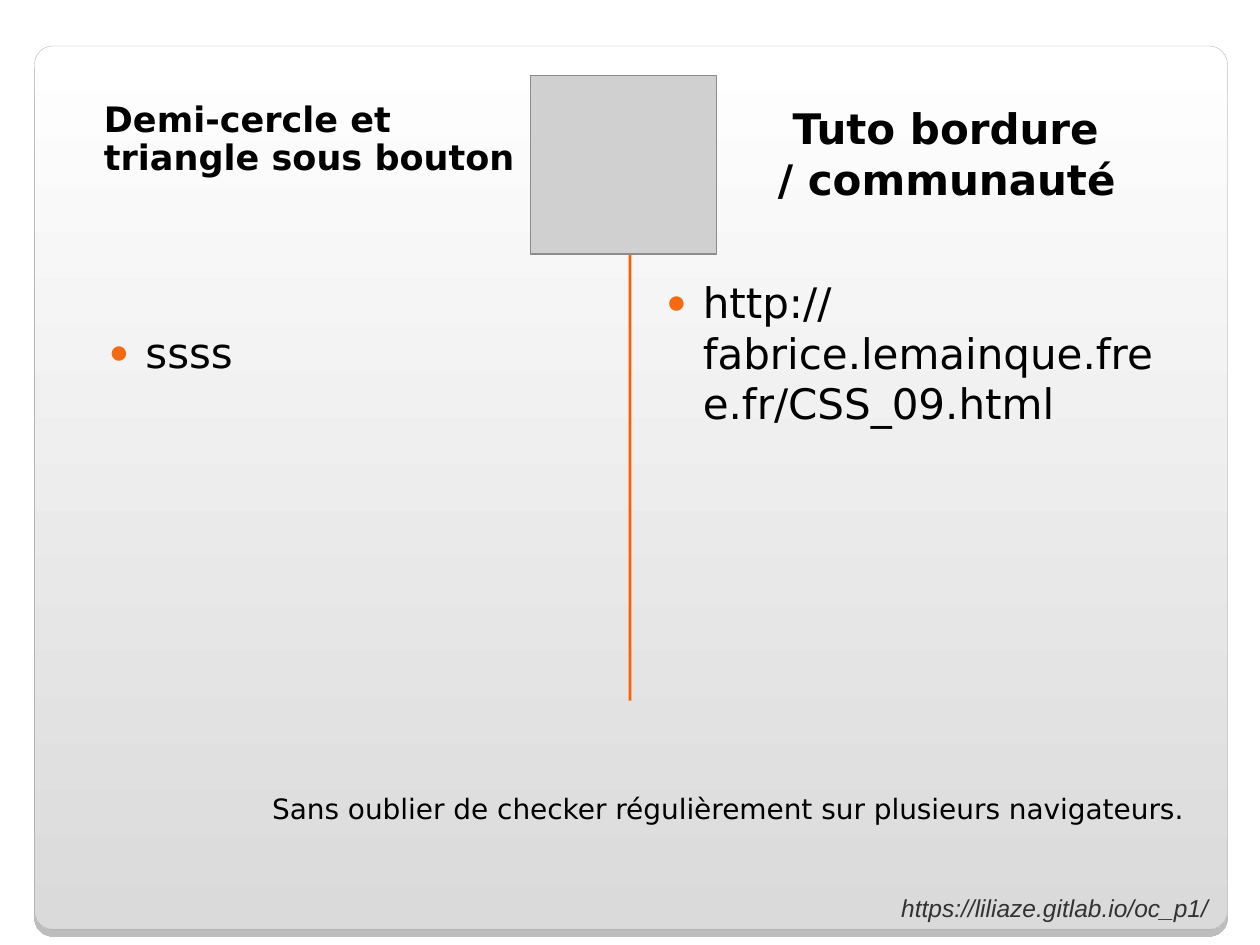
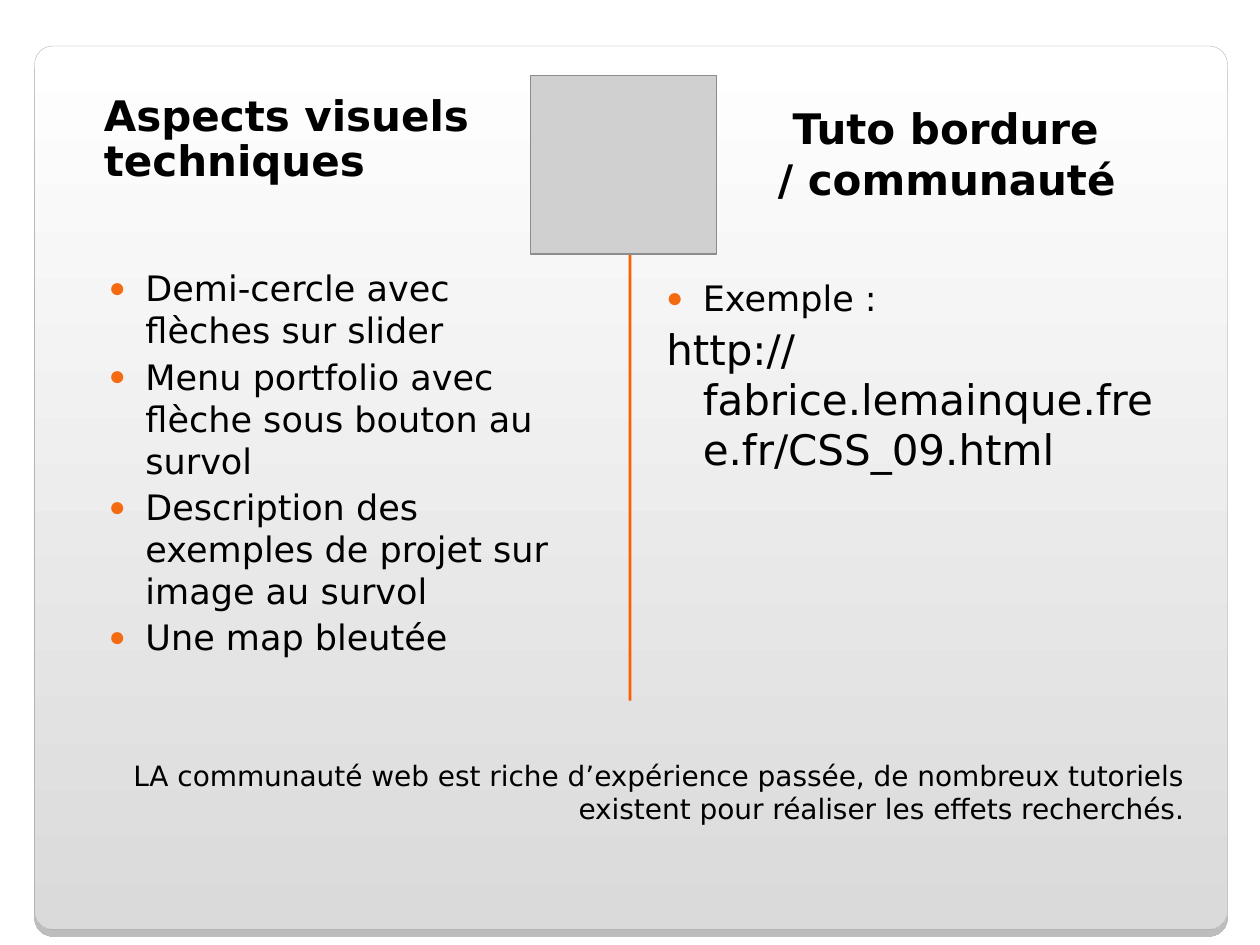
Before and after one commit to Liliaze/Recreer_une_maquette_OC_DWJ_P1, a slide deck: slide 10 of pres_soutenance.ppt (slide 9 before the commit). Drawn at 1260x945 pixels with LibreOffice and Linux fonts; fonts in the diff are those of the drawing; grey boxes stand for pictures; background and template pictures are left out. Boxes give left, top, right and bottom in pixels: in the first picture for what was removed or moved away, otherwise in the second. Text is boxed around its words. In the diff, an @@ line names an element or a change of style, - is before the commit and + after.

```diff
--- a/pres_soutenance.ppt
+++ b/pres_soutenance.ppt
@@ text at <box>104,99,468,185</box>: text changed; size 20 to 24 pt @@
-Demi-cercle et triangle sous bouton
+Aspects visuels techniques
@@ text added at <box>145,274,548,658</box>, 20 pt, text #000000 @@
+● Demi-cercle avec flèches sur slider
+● Menu portfolio avec flèche sous bouton au survol
+● Description des exemples de projet sur image au survol
+● Une map bleutée
@@ text at <box>703,284,854,319</box>: paragraph added @@
+● Exemple :
@@ text removed at <box>145,344,232,369</box> @@
-● ssss
@@ text at <box>666,333,1153,475</box>: bullet ● to none @@
@@ title at <box>133,763,1184,825</box>: text changed @@
-Sans oublier de checker régulièrement sur plusieurs navigateurs.
+LA communauté web est riche d’expérience passée, de nombreux tutoriels existent pour réaliser les effets recherchés.
@@ text removed at <box>901,899,1208,922</box> @@
-https://liliaze.gitlab.io/oc_p1/
```
Also in this commit, not shown: 11 other slides changed, 3 slides added, 3 slides removed.
